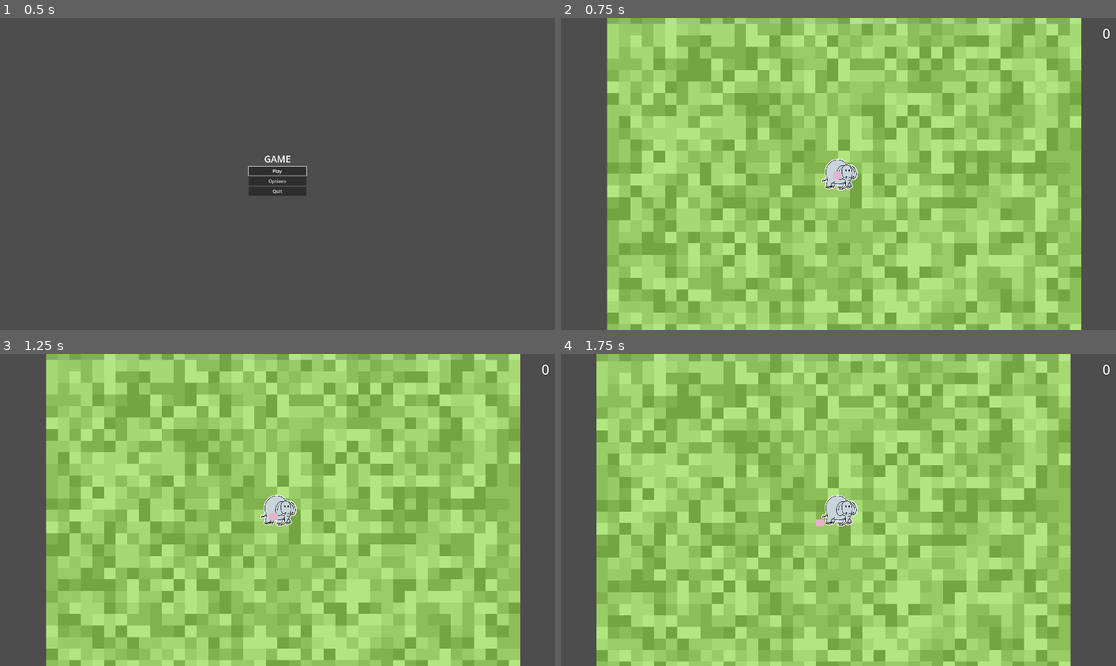
Above: before the commit, frames 1-4 (two rows, left to right).
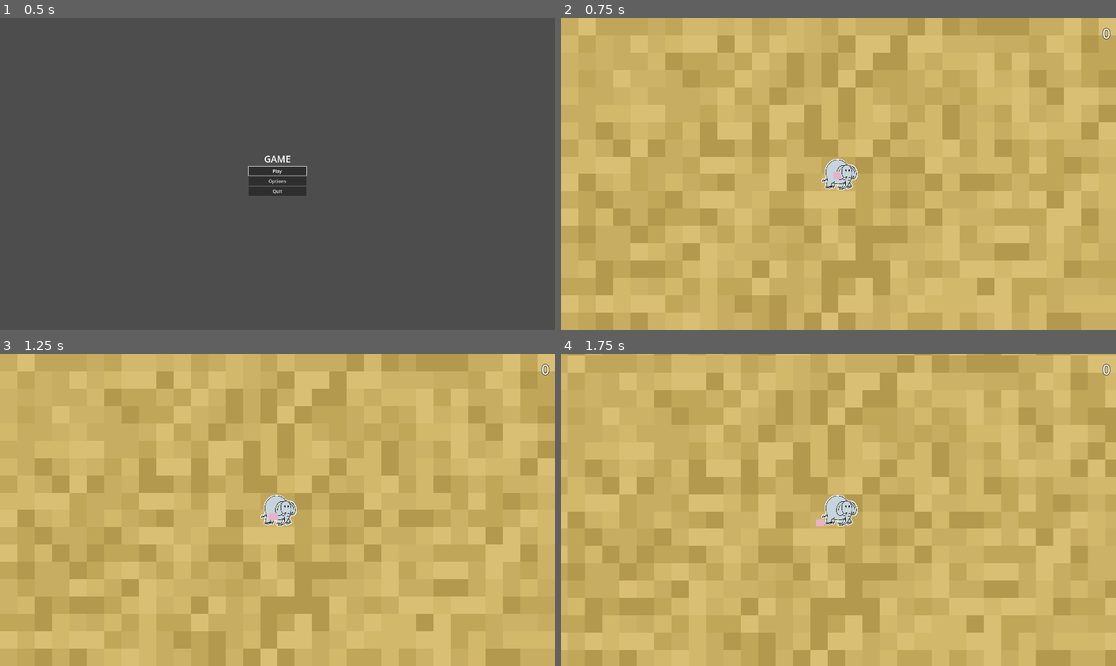
Above: after the commit, the same moments.

Repository: kevinpliang/micro-jam-47
Game: Godot game, scene res://game/Main.tscn
The game is run twice, just before and just after one commit, with the same random seed, the same clock (stepped at 60 frames per second) and the same inputs.
Inputs (mouse positions are in pixels of both pictures, inside the frame that each line leads up to):
- Up to frame 1 (0.5 s): no input
- Up to frame 2 (0.75 s): click "Play" at 0.5 s
- Up to frame 3 (1.25 s): no input
- Up to frame 4 (1.75 s): tap Enter at 1.25 s; move the mouse to (960, 494) at 1.27 s; hold D (right) from 1.28 s (still down); click (960, 494) at 1.42 s

Frame 1 is identical in both runs. In frame 2, 99% of the frame differs, in the area x 0-100%, y 0-100%; in frame 3, 99%; in frame 4, 99%.

Commit message:
tiling optimizations and savannah theme

Diff:
--- a/environment/background.gd
+++ b/environment/background.gd
@@ -1,48 +1,52 @@
 extends Node2D
 
-@export var tile_size: int = 100  # Smaller tiles for finer detail
-@export var render_distance: int = 20  # More tiles to cover screen
+@export var tile_size: int = 150  # Medium-sized tiles for finer detail
 
 var player: Node2D
 var tiles: Dictionary = {}  # Track spawned tiles
-var last_center_tile: Vector2i = Vector2i(999999, 999999)  # Track last update position
+var screen_size: Vector2
 var grass_colors = [
-	Color(0.45, 0.65, 0.25),  # Dark green
-	Color(0.5, 0.7, 0.3),     # Medium dark green
-	Color(0.55, 0.75, 0.35),  # Medium green
-	Color(0.6, 0.8, 0.4),     # Medium light green
-	Color(0.65, 0.85, 0.45),  # Light green
-	Color(0.7, 0.9, 0.5),     # Very light green
+	Color(0.75, 0.65, 0.35),  # Dry grass tan
+	Color(0.80, 0.70, 0.40),  # Golden savannah
+	Color(0.70, 0.60, 0.30),  # Darker brown
+	Color(0.85, 0.75, 0.45),  # Light sandy
+	Color(0.78, 0.68, 0.38),  # Medium tan
+	Color(0.82, 0.72, 0.42),  # Warm gold
 ]
 
 func _ready():
 	# Find player to follow
 	await get_tree().process_frame
 	player = get_parent().get_node("PlayerElephant")
+	screen_size = get_viewport_rect().size
 
 func _process(_delta):
 	if player:
+		# Update tiles every frame for instant loading
 		_update_tiles()
 
 func _update_tiles():
-	# Calculate which tiles should be visible
+	# Calculate which tiles should be visible based on actual camera bounds
 	var camera_pos = player.position
-	var center_tile_x = int(camera_pos.x / tile_size)
-	var center_tile_y = int(camera_pos.y / tile_size)
-	var center_tile = Vector2i(center_tile_x, center_tile_y)
 
-	# Only update if we've moved to a new tile (optimization)
-	if center_tile == last_center_tile:
-		return
+	# Camera zoom is 0.4, so visible area is 2.5x larger
+	var zoom_factor = 2.5  # 1 / 0.4
+	var visible_width = screen_size.x * zoom_factor
+	var visible_height = screen_size.y * zoom_factor
 
-	last_center_tile = center_tile
+	# Calculate visible tile bounds with large buffer for preloading
+	var buffer = 5  # Add 5 tiles buffer - preload before visible
+	var left_tile = int((camera_pos.x - visible_width / 2) / tile_size) - buffer
+	var right_tile = int((camera_pos.x + visible_width / 2) / tile_size) + buffer
+	var top_tile = int((camera_pos.y - visible_height / 2) / tile_size) - buffer
+	var bottom_tile = int((camera_pos.y + visible_height / 2) / tile_size) + buffer
 
 	# Track which tiles should exist
 	var new_tiles = {}
 
-	# Generate tiles in a radius around the camera
-	for y in range(center_tile_y - render_distance, center_tile_y + render_distance + 1):
-		for x in range(center_tile_x - render_distance, center_tile_x + render_distance + 1):
+	# Generate only visible tiles - all at once for clean appearance
+	for y in range(top_tile, bottom_tile + 1):
+		for x in range(left_tile, right_tile + 1):
 			var key = Vector2i(x, y)
 			new_tiles[key] = true
 
@@ -57,7 +61,7 @@
 				add_child(rect)
 				tiles[key] = rect
 
-	# Remove tiles that are too far away (batch removal)
+	# Remove tiles that are off-screen - all at once
 	var tiles_to_remove = []
 	for key in tiles.keys():
 		if not new_tiles.has(key):
